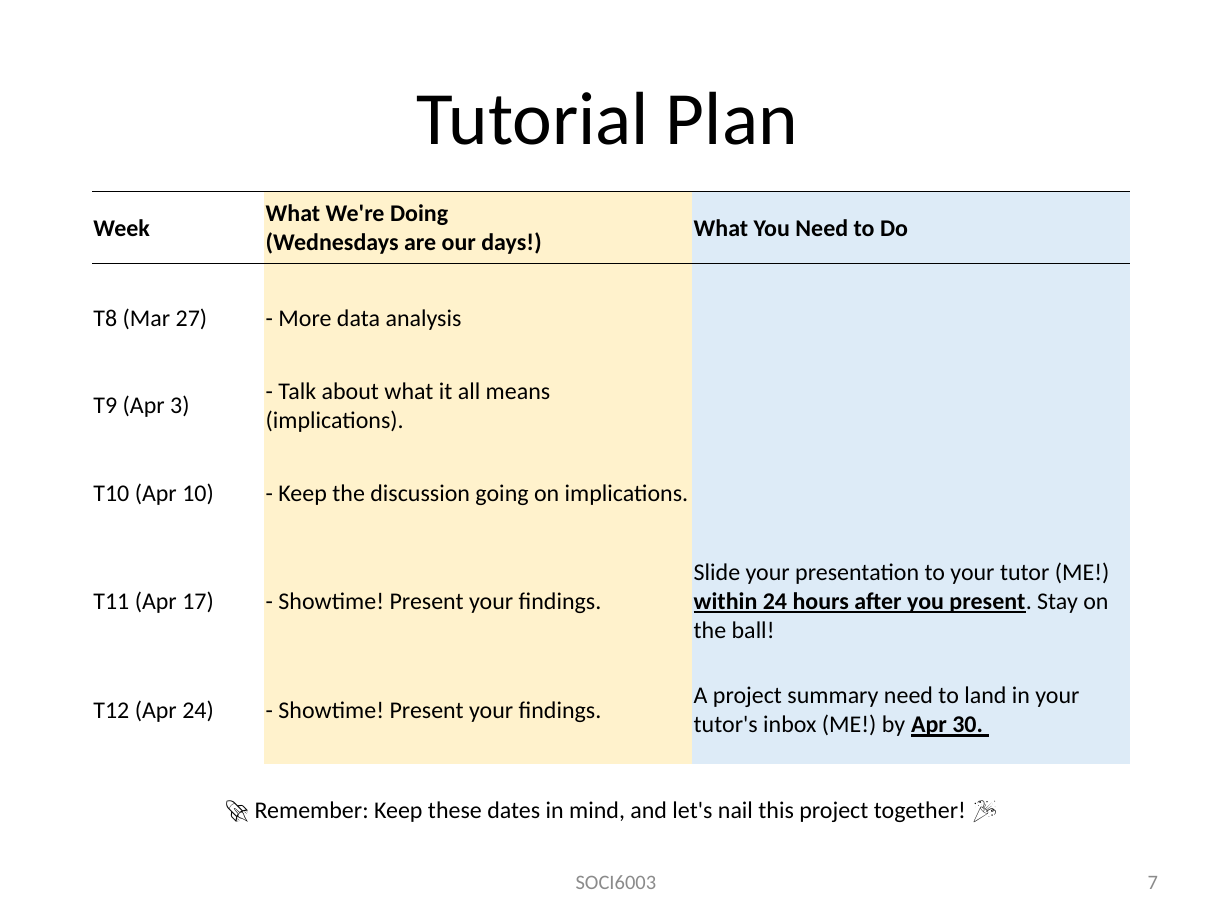
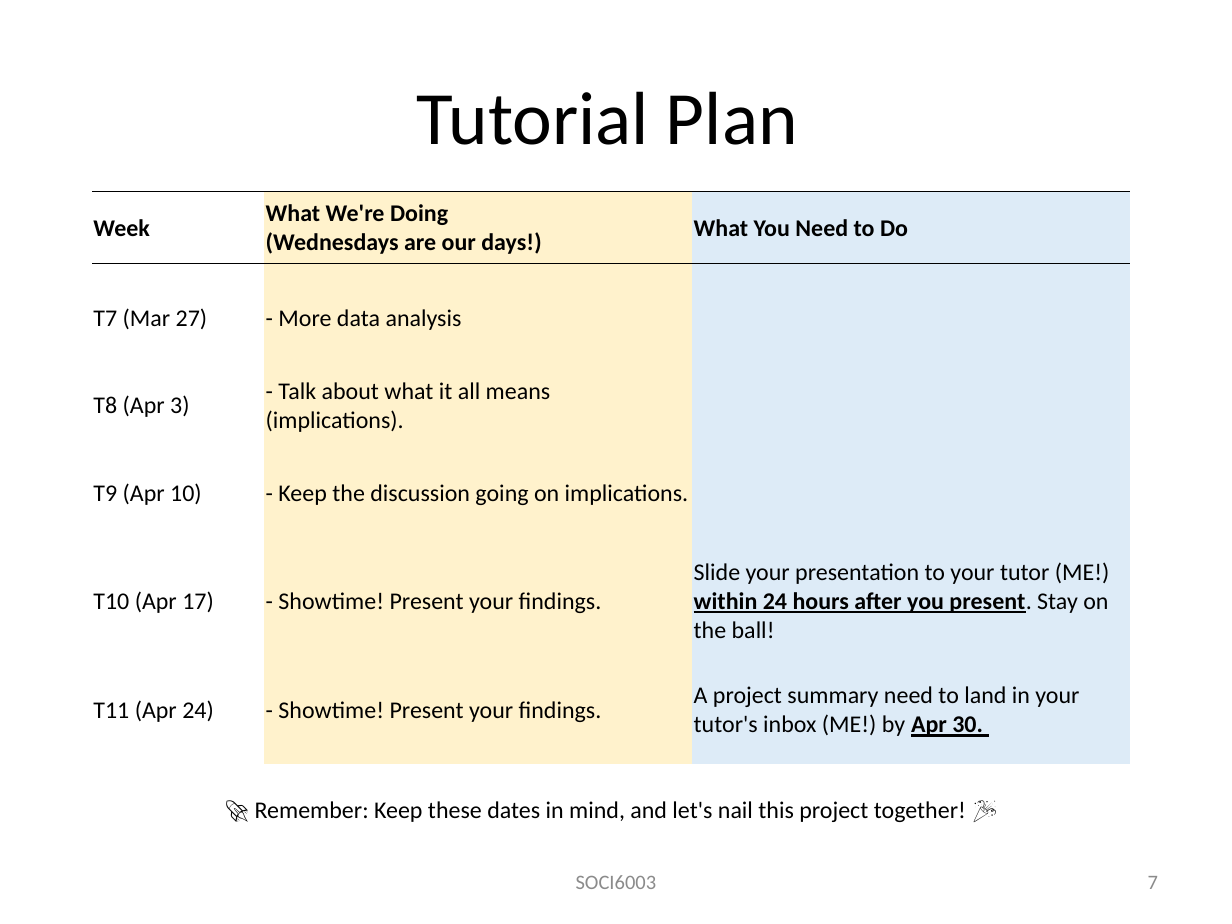
Before and after one commit to wanyingling/SOCI2010-Education-and-Society, a slide deck: slide 7 of SOCI2010 Tutorial 1.pptx. Drawn at 1232x924 pixels with LibreOffice and Linux fonts; fonts in the diff are those of the drawing. Boxes give left, top, right and bottom in pixels: in the first picture for what was removed or moved away, otherwise in the second. Text is boxed around its words. In the diff, an @@ line names an element or a change of style, - is before the commit and + after.

```diff
--- a/SOCI2010 Tutorial 1.pptx
+++ b/SOCI2010 Tutorial 1.pptx
@@ table at (x1=92, y1=191, x2=1130, y2=856) @@
-row 2, column 1: T8 (Mar 27)
+row 2, column 1: T7 (Mar 27)
-row 3, column 1: T9 (Apr 3)
+row 3, column 1: T8 (Apr 3)
-row 4, column 1: T10 (Apr 10)
+row 4, column 1: T9 (Apr 10)
-row 5, column 1: T11 (Apr 17)
+row 5, column 1: T10 (Apr 17)
-row 6, column 1: T12 (Apr 24)
+row 6, column 1: T11 (Apr 24)
```
Also in this commit, not shown: 4 other slides changed.
